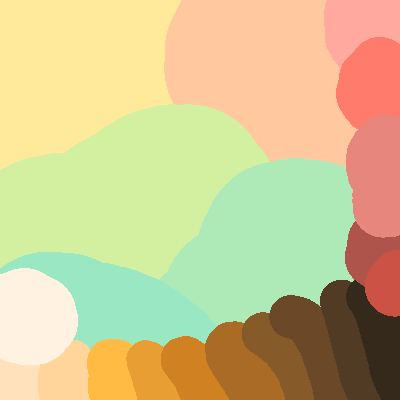
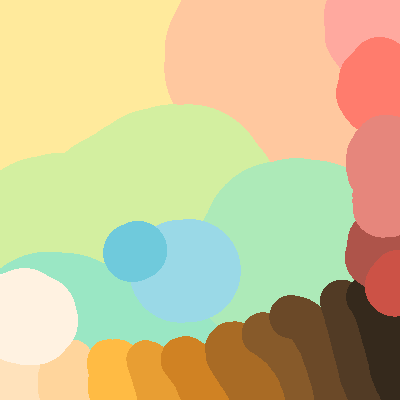
Layer changes from the first 400 × 400 image to the second:
painted on "Målarlager 3" over [103, 219, 241, 323]
painted on "Bakgrund" over [103, 219, 241, 323]
